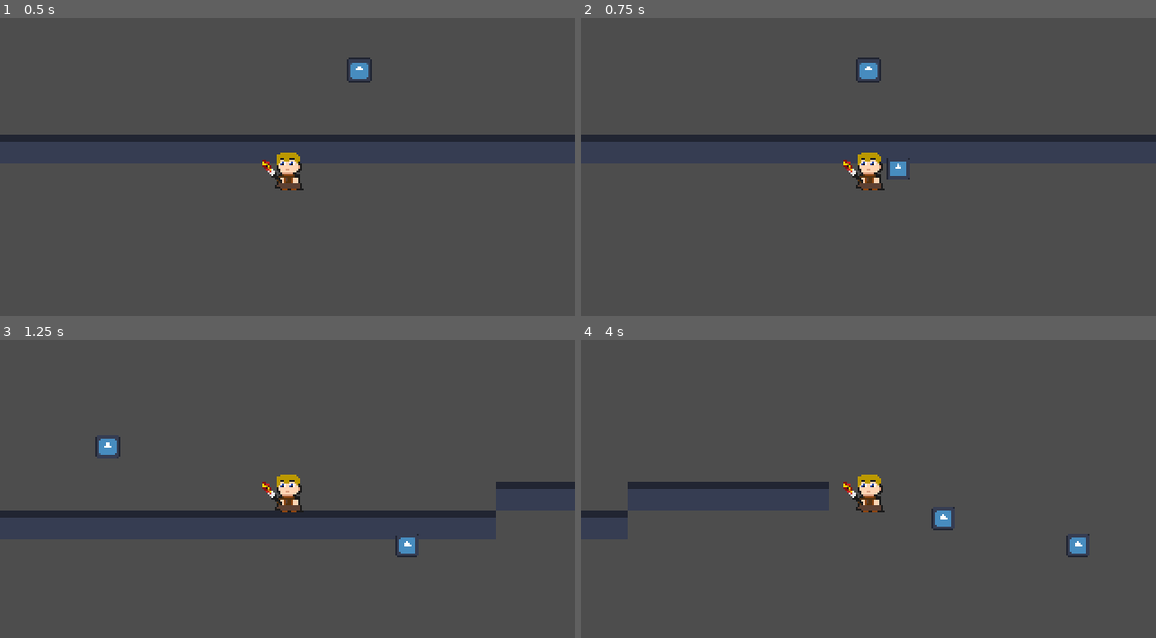
Above: before the commit, frames 1-4 (two rows, left to right).
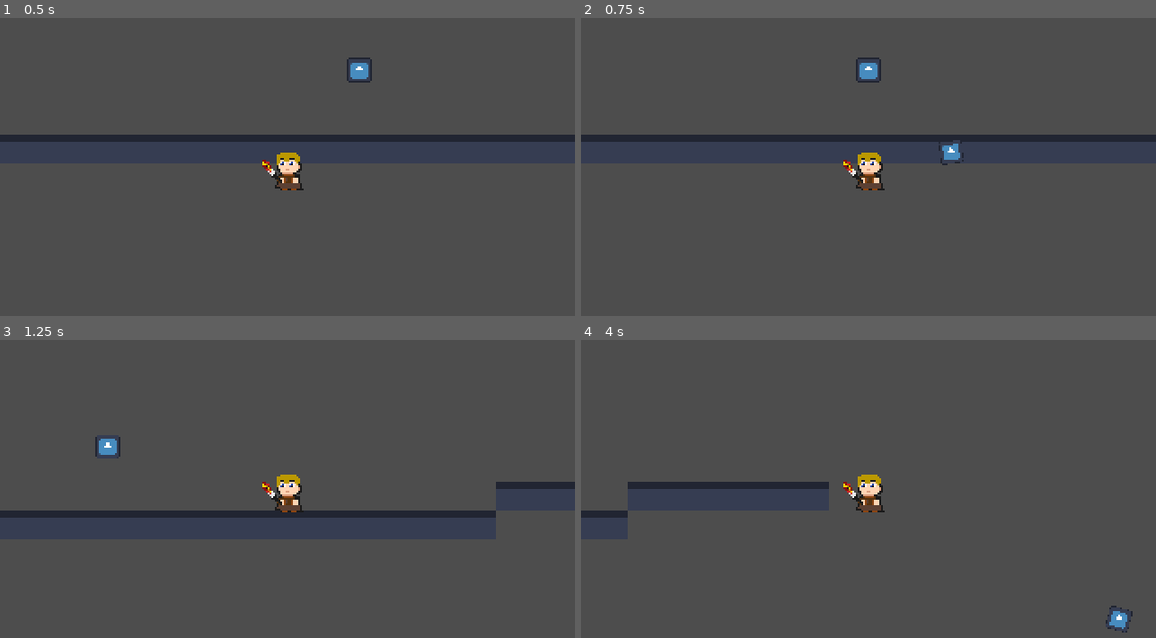
Above: after the commit, the same moments.

Repository: axullin/bounce-back-haven
Game: Godot game, scene res://scenes/main.tscn
The game is run twice, just before and just after one commit, with the same random seed, the same clock (stepped at 60 frames per second) and the same inputs. The engine's default icon, where the game draws it, is replaced by a stand-in: a white triangle on a blue panel in a dark square.
Inputs (mouse positions are in pixels of both pictures, inside the frame that each line leads up to):
- Up to frame 1 (0.5 s): no input
- Up to frame 2 (0.75 s): move the mouse to (995, 152) at 0.52 s; hold D (move_right) from 0.53 s (still down); click (995, 152) at 0.6 s
- Up to frame 3 (1.25 s): keep holding D (move_right); tap Space (jump) at 0.77 s
- Up to frame 4 (4 s): move the mouse to (753, 506) at 1.27 s; click (753, 506) at 1.35 s; tap Space (jump) at 1.52, 3.02, 3.77 s; move the mouse to (926, 420) at 2.02 s; release D (move_right) at 2.03 s; hold A (move_left) 2.03-2.78 s; click (926, 420) at 2.1 s; move the mouse to (839, 554) at 2.77 s; hold D (move_right) from 2.78 s (still down); click (839, 554) at 2.85 s; move the mouse to (1041, 539) at 3.52 s; click (1041, 539) at 3.6 s

Frame 1 is identical in both runs. In frame 2, 0.3% of the frame differs, in the area x 53-67%, y 40-55%; in frame 3, 0.2%; in frame 4, 0.6%, in the area x 60-96%, y 56-99%.

Commit message:
Made player able to shoot

Diff:
--- a/scenes/bullet.tscn
+++ b/scenes/bullet.tscn
@@ -3,7 +3,6 @@
 [ext_resource type="Script" uid="uid://duuueuuiplcbn" path="res://scripts/bullet.gd" id="1_mkf8s"]
 [ext_resource type="Texture2D" uid="uid://kt3ech6b1bw" path="res://assets/icon.svg" id="1_y25gk"]
 
-[node name="Sprite2D" type="Sprite2D" unique_id=612445790]
-scale = Vector2(0.039062504, 0.039062504)
+[node name="Sprite2D" type="Sprite2D" unique_id=1432207655]
 texture = ExtResource("1_y25gk")
 script = ExtResource("1_mkf8s")
--- a/scenes/player.tscn
+++ b/scenes/player.tscn
@@ -32,7 +32,7 @@
 
 [node name="AnimatedSprite2D" type="AnimatedSprite2D" parent="." unique_id=63286165]
 sprite_frames = SubResource("SpriteFrames_g4v7s")
-frame_progress = 0.38425815
+frame_progress = 0.6211422
 
 [node name="Camera2D" type="Camera2D" parent="." unique_id=1434704694]
 
--- a/scripts/bullet.gd
+++ b/scripts/bullet.gd
@@ -1,10 +1,15 @@
 extends Sprite2D
 
-var bullet_speed = 5
+var bullet_speed = 600.0
+var direction = Vector2.ZERO
 
 func _ready() -> void:
-	scale = Vector2(.1, .1)
+	scale = Vector2(0.1, 0.1)
 
+func setup(start_pos: Vector2, target_pos: Vector2) -> void:
+	global_position = start_pos
+	direction = (target_pos - start_pos).normalized()
+	rotation = direction.angle()
 
-func _process(_delta: float) -> void:
-	position.x += bullet_speed
+func _physics_process(delta: float) -> void:
+	global_position += direction * bullet_speed * delta
--- a/scripts/player.gd
+++ b/scripts/player.gd
@@ -22,11 +22,16 @@
 	move_and_slide()
 	shoot()
 
+
 func shoot():
-	if Input.is_action_just_pressed('shoot'):
+	if Input.is_action_just_pressed("shoot"):
+		var target_pos = get_global_mouse_position()
+
 		bt = bullet.instantiate()
 		get_parent().add_child(bt)
-		bt.global_position = $Node2D.global_position
+
+		bt.setup($AnimatedSprite2D.global_position, target_pos)
+
 
 func _on_pickup_area_area_entered(area: Area2D) -> void:
 	if area.is_in_group("object") and not $HeldObject.visible:
Binary file added: assets/tilemap (2).png
Not shown, added: assets/tilemap (2).png.import
Binary file added: assets/tilemap-white.png
Not shown, added: assets/tilemap-white.png.import
Not shown, added: scenes/bullet.tscn8594929147.tmp
